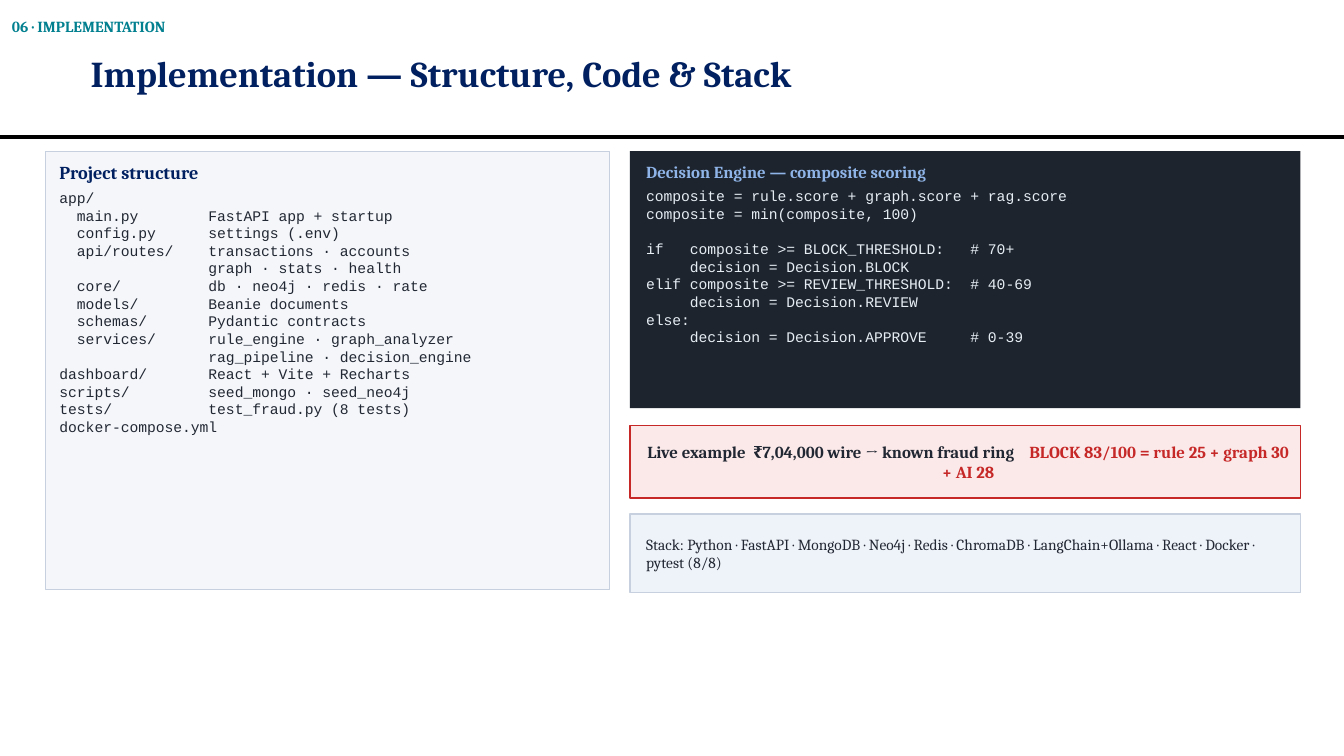
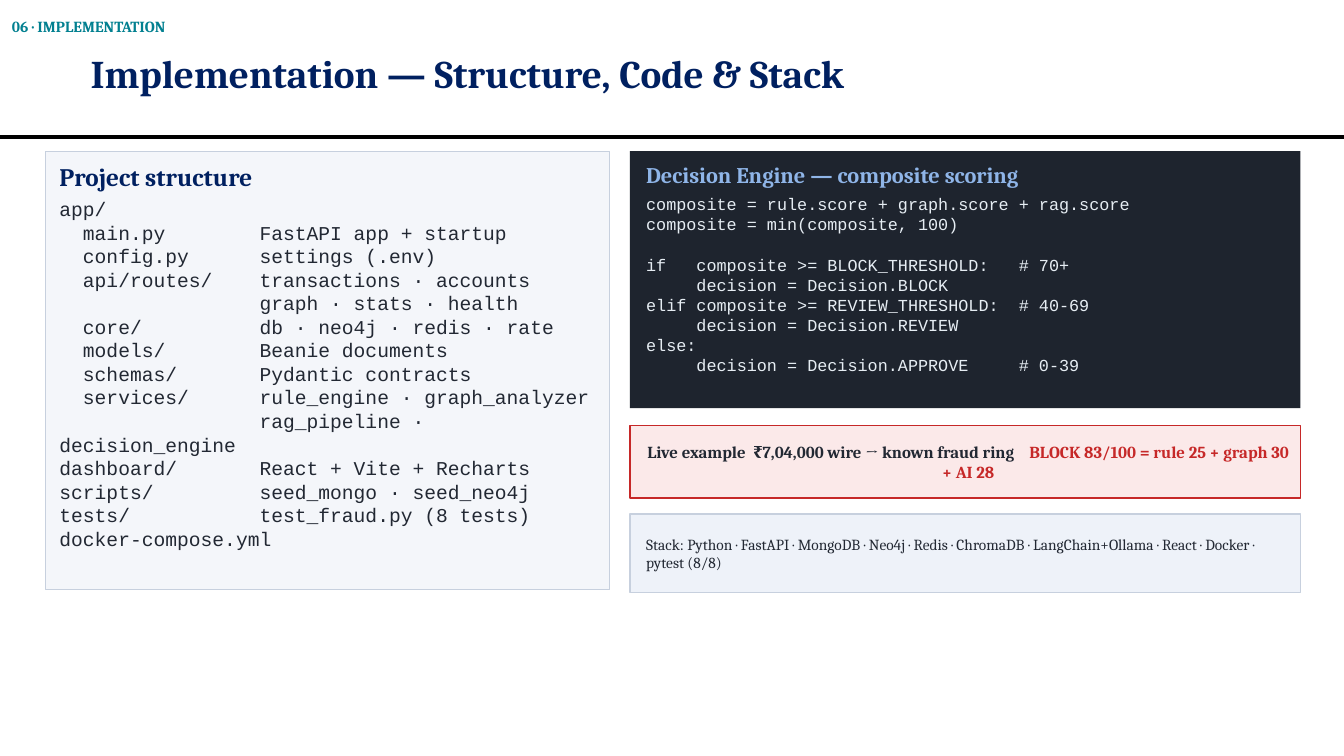
Before and after one commit to OMJOSHI15/indus11, a slide deck: slide 17 of docs/Indus11-Review2.pptx. Drawn at 1344x756 pixels with LibreOffice and Linux fonts; fonts in the diff are those of the drawing. Boxes give left, top, right and bottom in pixels: in the first picture for what was removed or moved away, otherwise in the second. Text is boxed around its words. In the diff, an @@ line names an element or a change of style, - is before the commit and + after.

```diff
--- a/docs/Indus11-Review2.pptx
+++ b/docs/Indus11-Review2.pptx
@@ title "Implementation — Structure, Code & ..." at [91,60,844,97]: size 26 to 28 pt @@
@@ rectangle "Project structure" at [45,151,610,590]: size 13 to 18 pt in "Project structure"; size 10.5 to 14 pt @@
@@ rectangle "Decision Engine — composite scoring" at [630,151,1301,408]: size 12 to 16 pt in "Decision Engine — composite scoring"; size 10.5 to 12 pt in "composite = rule.score + graph.score + rag.score", "composite = min(composite, 100)", "if composite >= BLOCK_THRESHOLD: # 70+", "decision = Decision.BLOCK" and 4 more places @@
```
Also in this commit, not shown: 20 other slides changed, 1 other file.
